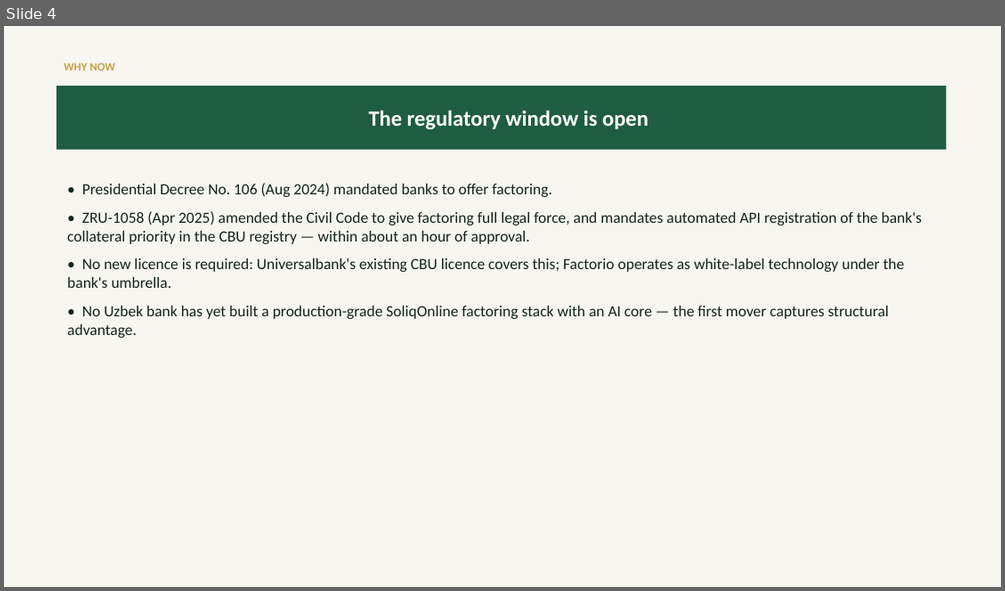
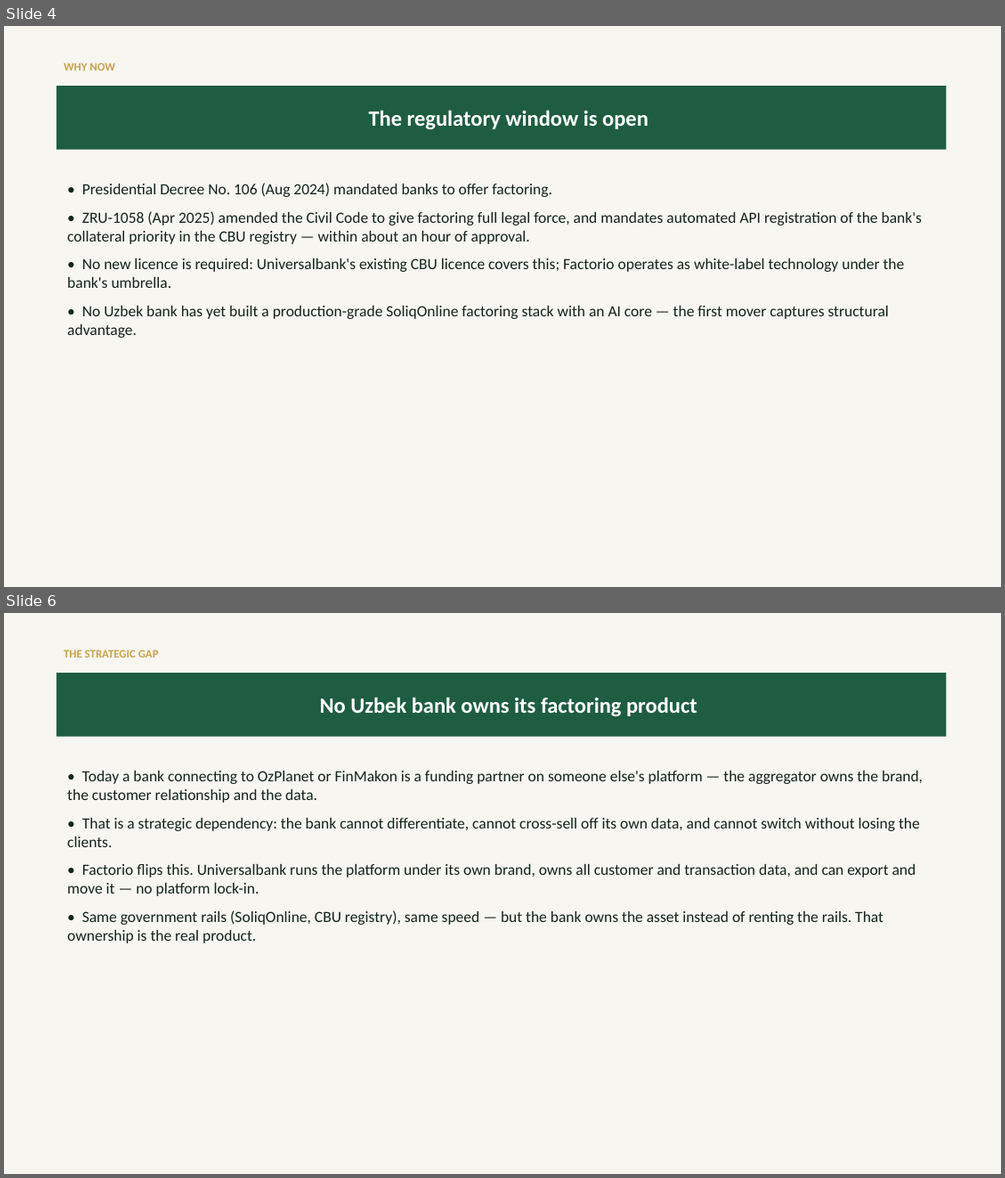
Before and after one commit to predictivelabsai/factorio, a slide deck: docs/universalbank_consistente_proposal_en.pptx. Shown one above the other, each under a label of ours: slide 4 before the commit, slides 4 and 6 after it; the slides between them are not shown. The pictures are 1005x591 and 1005x1178 pixels, drawn with LibreOffice and Linux fonts; fonts in the diff are those of the drawing. Boxes give left, top, right and bottom in pixels: in the first picture for what was removed or moved away, otherwise in the second. Text is boxed around its words. In the diff, an @@ line names an element or a change of style, - is before the commit and + after.

```diff
--- a/docs/universalbank_consistente_proposal_en.pptx
+++ b/docs/universalbank_consistente_proposal_en.pptx
@@ slide 6 added at [4,613,1001,1174], background #FFFFFF @@
@@ rectangle added at [4,613,1001,1174], fill #F7F6F1 @@
@@ text added at [64,649,159,657], 11 pt, text #C8A24B, bold @@
+THE STRATEGIC GAP
@@ rectangle added at [57,673,947,737], fill #1F5D43, 21 pt, text #FFFFFF, bold @@
+No Uzbek bank owns its factoring product
@@ text added at [67,771,922,943], 15 pt, text #14231B @@
+• Today a bank connecting to OzPlanet or FinMakon is a funding partner on someone else's platform — the aggregator owns the brand, the customer relationship and the data.
+• That is a strategic dependency: the bank cannot differentiate, cannot cross-sell off its own data, and cannot switch without losing the clients.
+• Factorio flips this. Universalbank runs the platform under its own brand, owns all customer and transaction data, and can export and move it — no platform lock-in.
+• Same government rails (SoliqOnline, CBU registry), same speed — but the bank owns the asset instead of renting the rails. That ownership is the real product.
```
Also in this commit, not shown: 3 slides changed, 6 other slides added, 1 slide removed, 33 other files.
